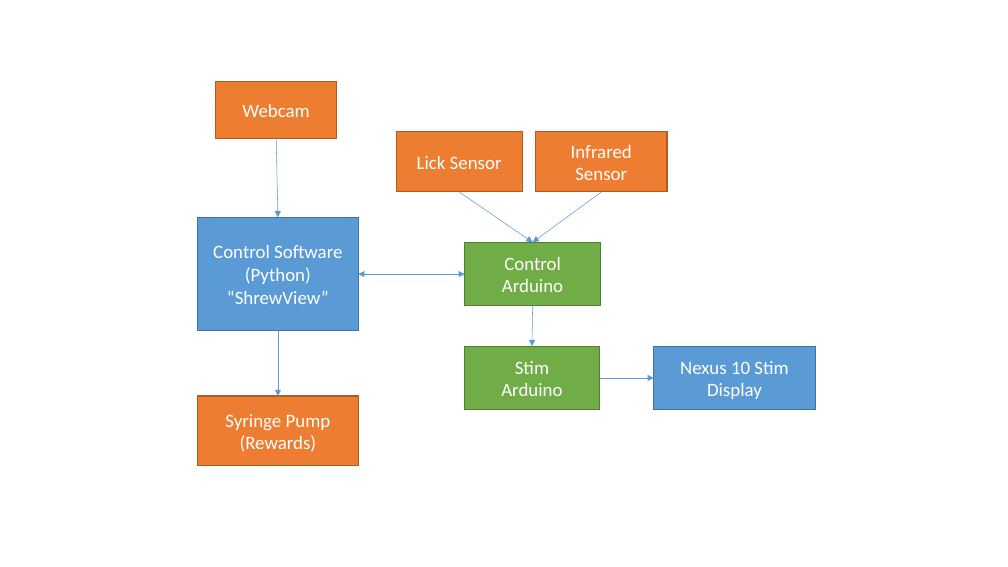
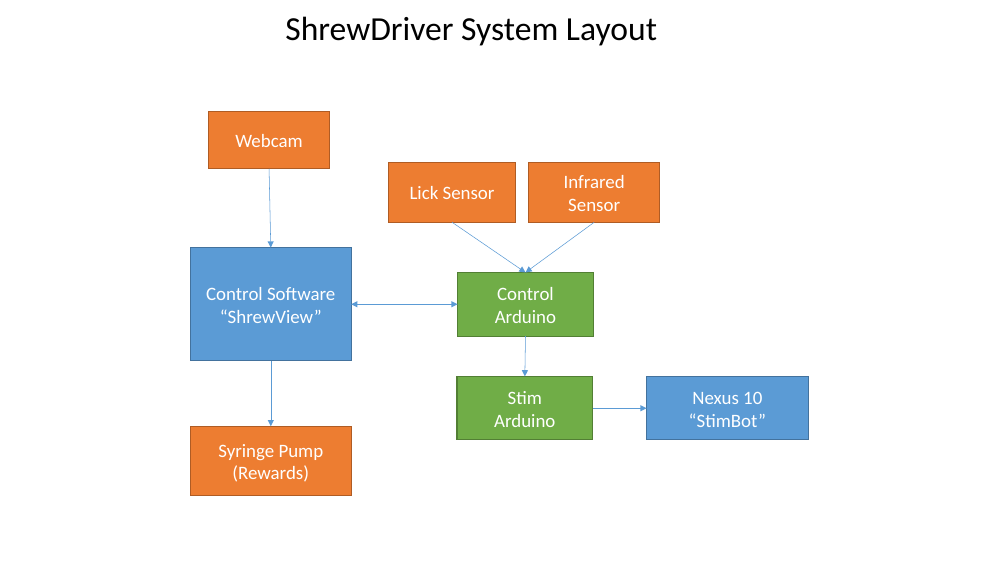
Before and after one commit to fitzlab/ShrewDriver, a slide deck: slide 1 of System Layout.pptx. Drawn at 1008x567 pixels with LibreOffice and Linux fonts; fonts in the diff are those of the drawing. Boxes give left, top, right and bottom in pixels: in the first picture for what was removed or moved away, otherwise in the second. Text is boxed around its words. In the diff, an @@ line names an element or a change of style, - is before the commit and + after.

```diff
--- a/System Layout.pptx
+++ b/System Layout.pptx
@@ text added at [285,16,657,46], 32 pt, text #000000 @@
+ShrewDriver System Layout
@@ text in rectangle at [206,287,335,323]: text changed @@
-Control Software (Python)
-“ShrewView”
+Control Software “ShrewView”
@@ rectangle "Control Arduino": place and size @@
-rectangle "Control Arduino" at [465,242,601,306]
+rectangle "Control Arduino" at [457,272,594,336]
@@ 7 rectangles, 6 arrows, 1 double arrow: place and size @@
-7 rectangles, 6 arrows, 1 double arrow at [197,82,816,466]
+7 rectangles, 6 arrows, 1 double arrow at [191,112,808,496]
@@ text in rectangle at [689,392,766,427]: text changed @@
-Nexus 10 Stim Display
+Nexus 10
+“StimBot”
```
Also in this commit, not shown: 1 other file.
